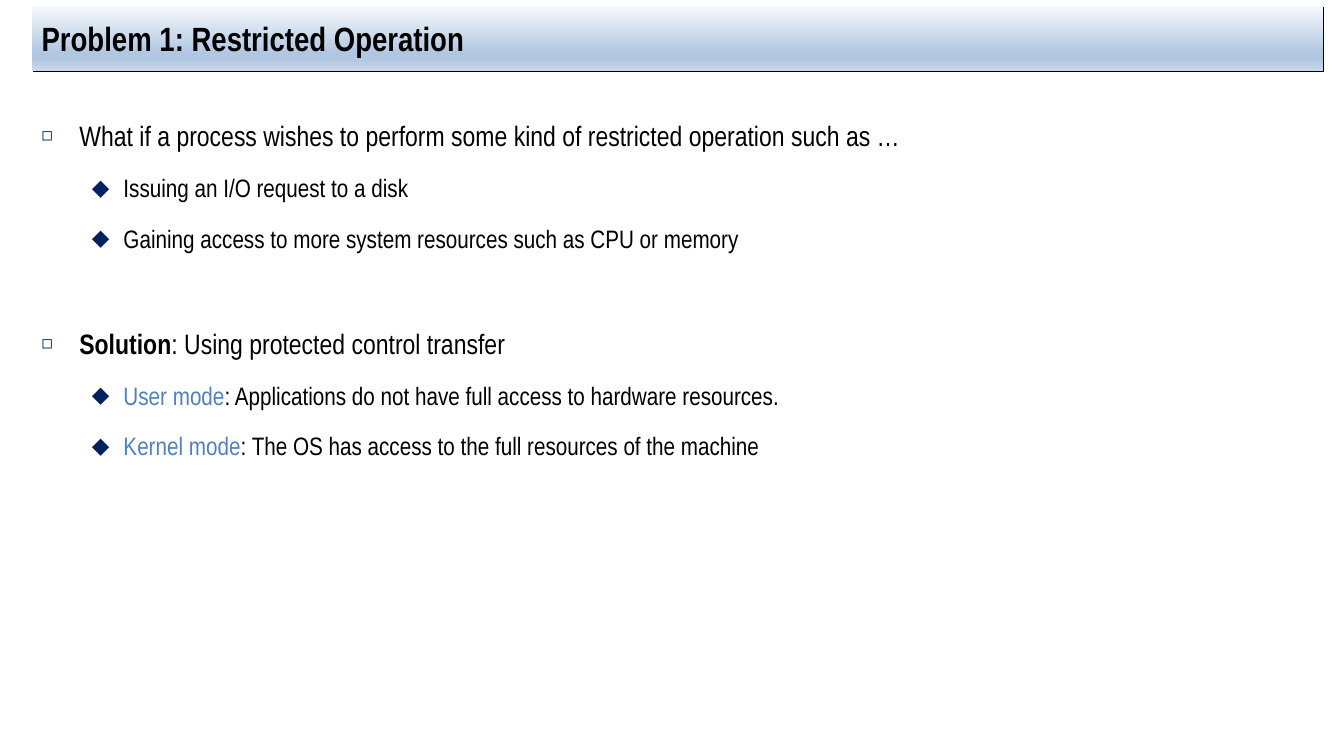
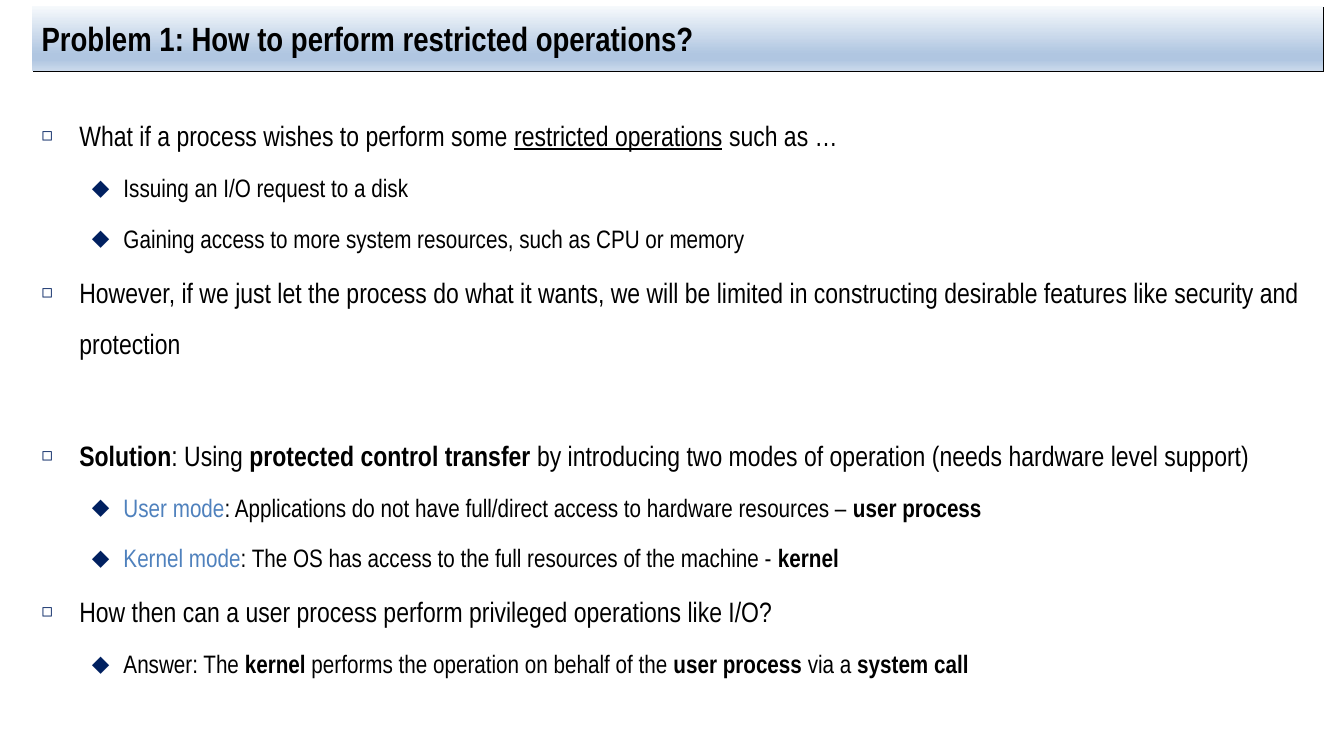
Before and after one commit to jachermocilla/extra-course-materials, a slide deck: slide 7 of cmsc125/ostep/slides/01.Virtualization/06.Mechanism_Limited_Direct_Execution.pptx. Drawn at 1344x756 pixels with LibreOffice and Linux fonts; fonts in the diff are those of the drawing. Boxes give left, top, right and bottom in pixels: in the first picture for what was removed or moved away, otherwise in the second. Text is boxed around its words. In the diff, an @@ line names an element or a change of style, - is before the commit and + after.

```diff
--- a/cmsc125/ostep/slides/01.Virtualization/06.Mechanism_Limited_Direct_Execution.pptx
+++ b/cmsc125/ostep/slides/01.Virtualization/06.Mechanism_Limited_Direct_Execution.pptx
@@ title at (42,24,694,58): text changed @@
-Problem 1: Restricted Operation
+Problem 1: How to perform restricted operations?
@@ text at (79,125,808,152): text changed @@
-◻ What if a process wishes to perform some kind of restricted operation such as …
+◻ What if a process wishes to perform some restricted operations such as …
@@ text at (79,229,1298,679): text changed; size 18 to 20 pt @@
-  ⬥ Gaining access to more system resources such as CPU or memory
-◻ Solution: Using protected control transfer
-  ⬥ User mode: Applications do not have full access to hardware resources.
-  ⬥ Kernel mode: The OS has access to the full resources of the machine
+  ⬥ Gaining access to more system resources, such as CPU or memory
+◻ However, if we just let the process do what it wants, we will be limited in constructing desirable features like security and protection
+◻ Solution: Using protected control transfer by introducing two modes of operation (needs hardware level support)
+  ⬥ User mode: Applications do not have full/direct access to hardware resources – user process
+  ⬥ Kernel mode: The OS has access to the full resources of the machine - kernel
+◻ How then can a user process perform privileged operations like I/O?
+  ⬥ Answer: The kernel performs the operation on behalf of the user process via a system call
```
Also in this commit, not shown: 14 other slides changed, 4 slides added, 1 other file.
